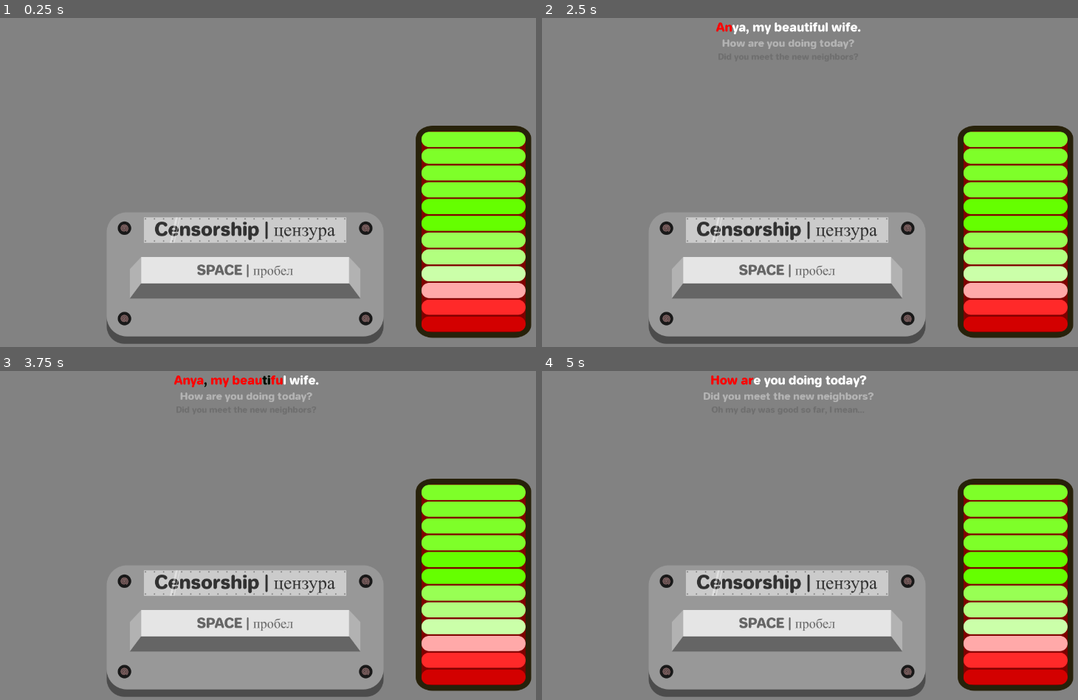
Above: before the commit, frames 1-4 (two rows, left to right).
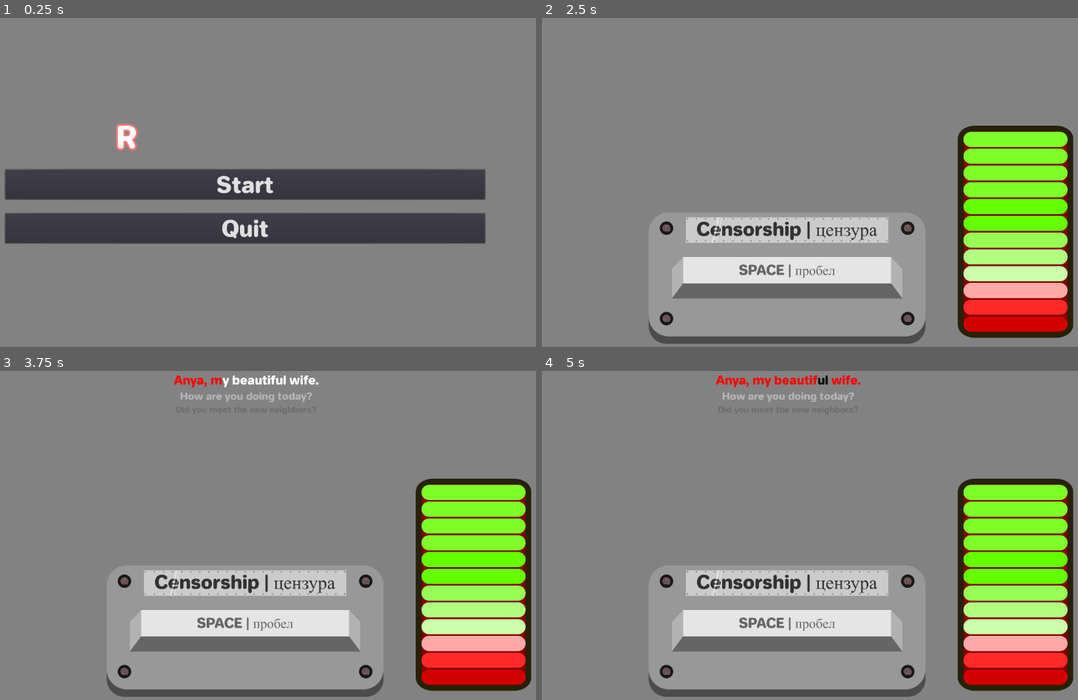
Above: after the commit, the same moments.

Repository: panorb/ludum-dare-49
Game: Godot game, scene res://World.tscn
Two runs of this game, one before a commit and one after it. Both use one fixed random seed, a clock stepped at 60 frames per second and the inputs below. Before the commit the project starts from res://Game/Game.tscn. Sound files missing from this copy of the repository are replaced by a short silence.
Inputs (mouse positions are in pixels of both pictures, inside the frame that each line leads up to):
- Up to frame 1 (0.25 s): no input
- Up to frame 2 (2.5 s): click (788, 185) at 0.5 s, where only the run after the commit has a clickable "Start"; click (788, 277) at 1.25 s; click (788, 277) at 2 s
- Up to frame 3 (3.75 s): click (246, 630) at 2.75 s; tap Enter at 3.5 s
- Up to frame 4 (5 s): tap Space at 4.25 s

The runs differ from the first frame. In frame 1, 35% of the frame differs, in the area x 0-100%, y 32-100%; in frame 2, 0.7%; in frame 3, 0.2%; in frame 4, 0.9%.

Commit message:
Connection established between main menu and game

Diff:
--- a/godot/Game/game.gd
+++ b/godot/Game/game.gd
@@ -1,4 +1,4 @@
-extends Control
+extends GameScene
 
 onready var playback = get_node("Playback")
 onready var repeat_choice = get_node("RepeatChoice")
--- a/godot/MainMenu/MainMenu.tscn
+++ b/godot/MainMenu/MainMenu.tscn
@@ -85,5 +85,6 @@
 anims/idle = SubResource( 2 )
 anims/intro = SubResource( 3 )
 
+[connection signal="pressed" from="StartButton" to="." method="_on_StartButton_pressed"]
 [connection signal="pressed" from="QuitButton" to="." method="_on_QuitButton_pressed"]
 [connection signal="animation_finished" from="AnimationPlayer" to="." method="_on_AnimationPlayer_animation_finished"]
--- a/godot/MainMenu/main-menu.gd
+++ b/godot/MainMenu/main-menu.gd
@@ -1,4 +1,4 @@
-extends VBoxContainer
+extends GameScene
 
 onready var animation_player = get_node("AnimationPlayer")
 onready var quit_button = get_node("QuitButton")
@@ -17,3 +17,6 @@
 
 func _on_QuitButton_pressed():
 	get_tree().quit()
+
+func _on_StartButton_pressed():
+	emit_signal("change_scene", "Game")
--- /dev/null
+++ b/godot/game_scene.gd
@@ -0,0 +1,4 @@
+class_name GameScene
+extends Control
+
+signal change_scene(new_scene_name)
--- a/godot/project.godot
+++ b/godot/project.godot
@@ -14,6 +14,11 @@
 "language": "GDScript",
 "path": "res://Playback/evaluation-playback.gd"
 }, {
+"base": "Control",
+"class": "GameScene",
+"language": "GDScript",
+"path": "res://game_scene.gd"
+}, {
 "base": "Playback",
 "class": "InteractivePlayback",
 "language": "GDScript",
@@ -26,6 +31,7 @@
 } ]
 _global_script_class_icons={
 "EvaluationPlayback": "",
+"GameScene": "",
 "InteractivePlayback": "",
 "Playback": ""
 }
@@ -33,7 +39,7 @@
 [application]
 
 config/name="Ludum Dare 49"
-run/main_scene="res://Game/Game.tscn"
+run/main_scene="res://World.tscn"
 config/icon="res://icon.png"
 
 [display]
--- a/godot/world.gd
+++ b/godot/world.gd
@@ -3,24 +3,32 @@
 onready var main_menu = preload("res://MainMenu/MainMenu.tscn")
 onready var game = preload("res://Game/Game.tscn")
 
+var scenes = {}
+
 var current_scene_node = null
 
 func _ready():
+	scenes = {
+		"MainMenu": main_menu,
+		"Game": game
+	}
 	default_view()
 
 func exit_game():
 	get_tree().quit()
 
 func start_game():
-	change_scene(game)
+	change_scene(scenes["Game"])
 
-func change_scene(new_scene):
+func change_scene(new_scene_name):
+	if not new_scene_name in scenes:
+		return
 	if current_scene_node:
 		current_scene_node.queue_free()
-	var scene_instance = new_scene.instance()
-	scene_instance.initialize(self)
+	var scene_instance = scenes[new_scene_name].instance()
 	current_scene_node = scene_instance
+	current_scene_node.connect("change_scene", self, "change_scene")
 	self.add_child(scene_instance)
 
 func default_view():
-	change_scene(main_menu)
+	change_scene("MainMenu")
